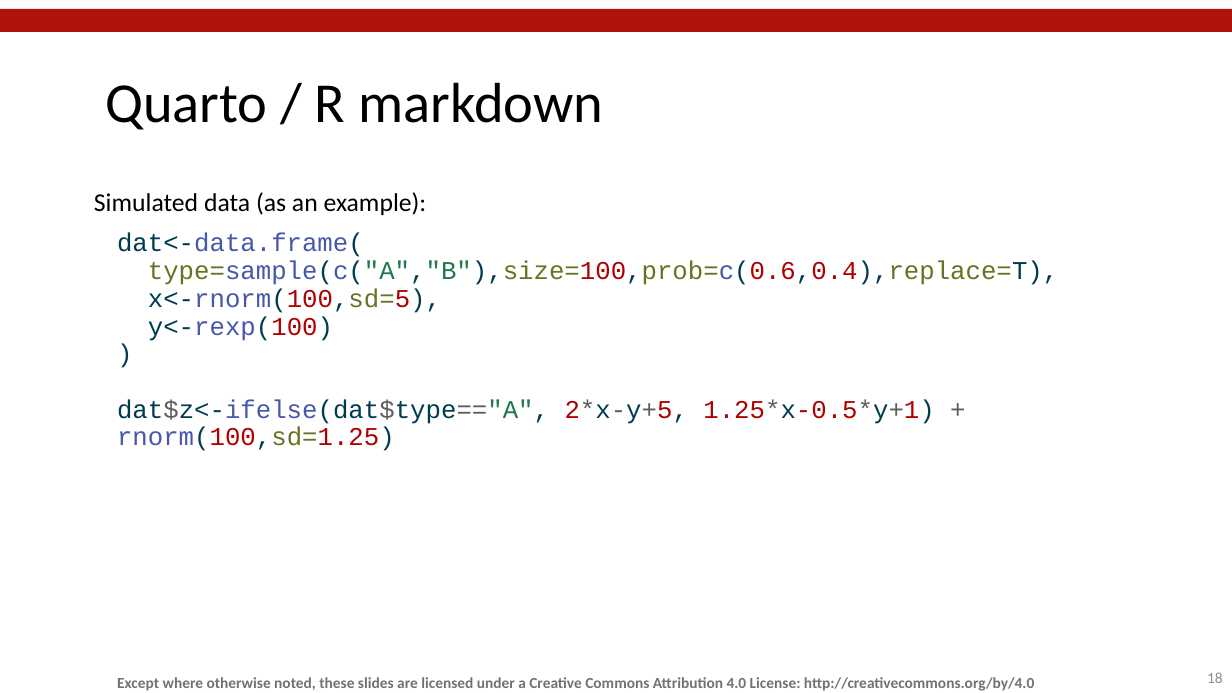
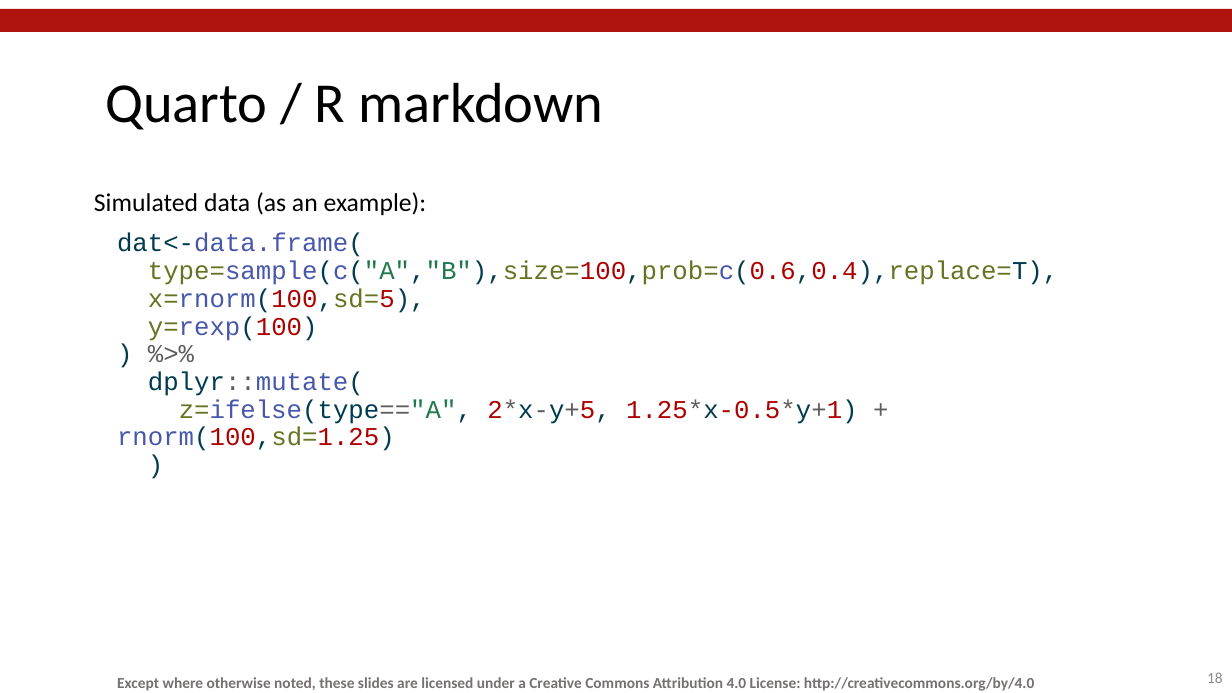
Before and after one commit to mlw-stats/R_And_Statistics_Training_Autumn2023, a slide deck: slide 18 of Session6/MLW_COM_RandStatsWorkshops_Session6.pptx. Drawn at 1232x693 pixels with LibreOffice and Linux fonts; fonts in the diff are those of the drawing; background and template pictures are left out. Boxes give left, top, right and bottom in pixels: in the first picture for what was removed or moved away, otherwise in the second. Text is boxed around its words. In the diff, an @@ line names an element or a change of style, - is before the commit and + after.

```diff
--- a/Session6/MLW_COM_RandStatsWorkshops_Session6.pptx
+++ b/Session6/MLW_COM_RandStatsWorkshops_Session6.pptx
@@ text at box(117, 232, 1058, 451): text changed @@
-dat<-data.frame(
-type=sample(c("A","B"),size=100,prob=c(0.6,0.4),replace=T),
-x<-rnorm(100,sd=5),
-y<-rexp(100)
-)
-dat$z<-ifelse(dat$type=="A", 2*x-y+5, 1.25*x-0.5*y+1) + rnorm(100,sd=1.25)
+dat<-data.frame(
+type=sample(c("A","B"),size=100,prob=c(0.6,0.4),replace=T),
+x=rnorm(100,sd=5),
+y=rexp(100)
+) %>%
+dplyr::mutate(
+z=ifelse(type=="A", 2*x-y+5, 1.25*x-0.5*y+1) + rnorm(100,sd=1.25)
+)
```
Also in this commit, not shown: 13 other slides changed, 1 other file.
